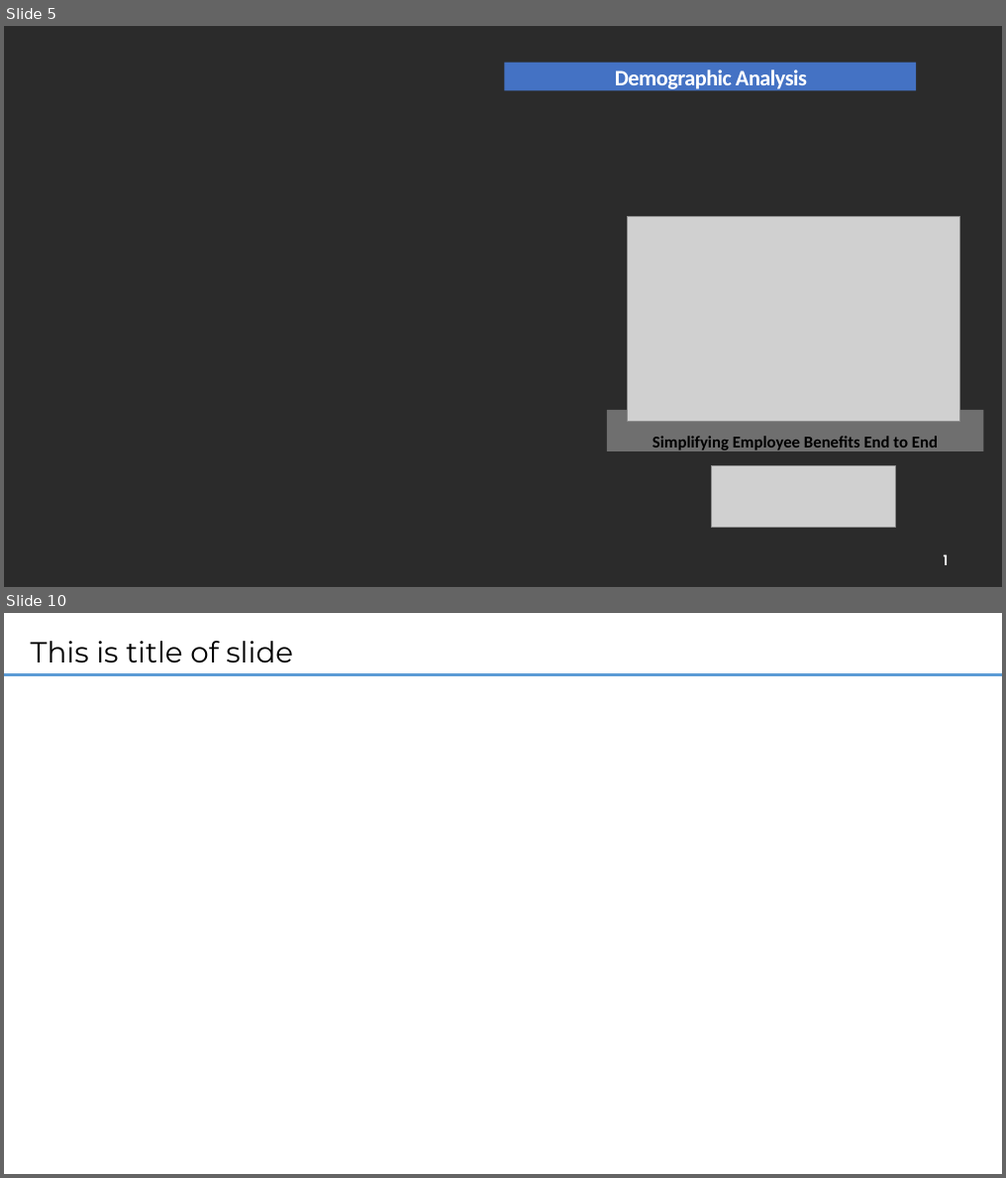
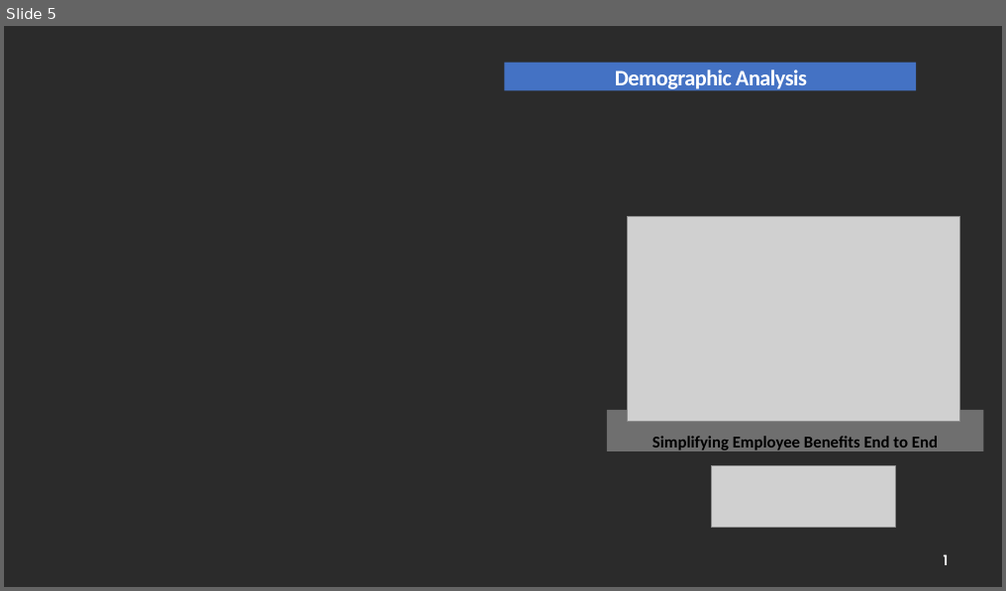
Before and after one commit to smor20/data_analysis, a slide deck: ppt_code_genrated.pptx. Shown one above the other, each under a label of ours: slides 5 and 10 before the commit, slide 5 after it; the slides between them are not shown. The pictures are 1006x1178 and 1006x591 pixels, drawn with LibreOffice and Linux fonts; fonts in the diff are those of the drawing; grey boxes stand for pictures; background and template pictures are left out; a plain dark background stands for a picture behind light text. Boxes give left, top, right and bottom in pixels: in the first picture for what was removed or moved away, otherwise in the second. Text is boxed around its words. In the diff, an @@ line names an element or a change of style, - is before the commit and + after.

```diff
--- a/ppt_code_genrated.pptx
+++ b/ppt_code_genrated.pptx
@@ slide 10 removed at (4, 613, 1002, 1174), background #FFFFFF @@
@@ title removed at (31, 641, 293, 663) @@
-This is title of slide
@@ line removed from (4, 675) to (1002, 675) @@
```
Also in this commit, not shown: 4 slides added, 1 other slide removed, 3 other files.
